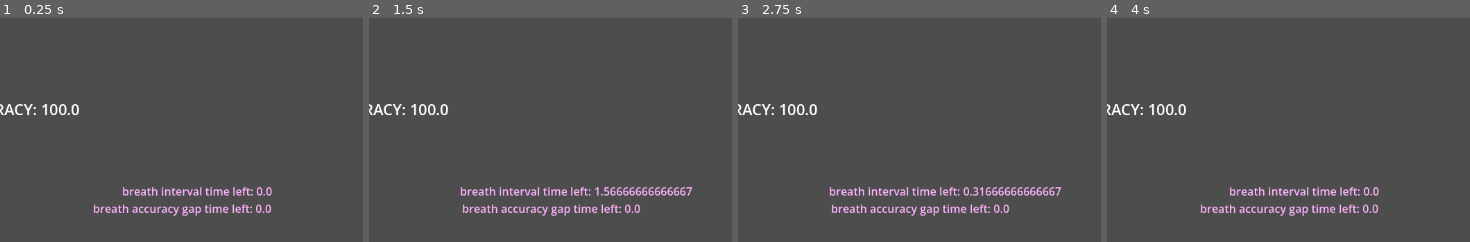
Above: before the commit, frames 1-4 (left to right).
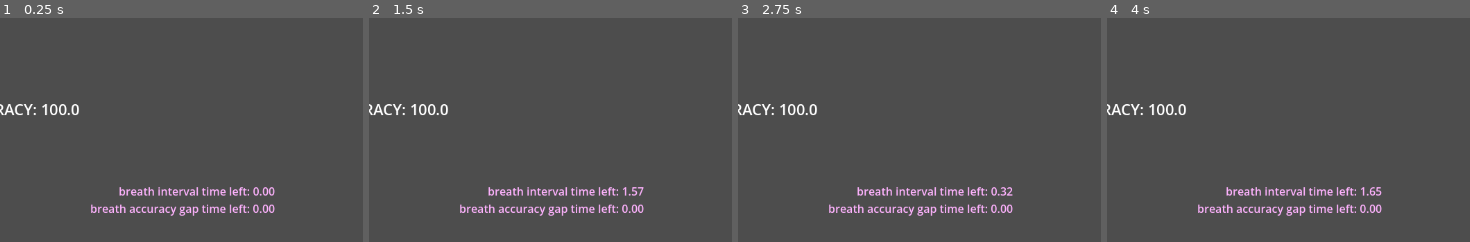
Above: after the commit, the same moments.

Repository: Xintegrate-Studios/cwu-breathing-mechanic
Game: Godot game, scene res://src/main/main.tscn
Two runs of this game, one before a commit and one after it. Both use one fixed random seed, a clock stepped at 60 frames per second and the inputs below.
Inputs:
- Up to frame 1 (0.25 s): no input
- Up to frame 2 (1.5 s): tap Enter at 0.5 s; hold Right 0.53-1.28 s; hold \ (input) 0.53-1.28 s; tap Space at 1.25 s; hold Down from 1.28 s (still down); tap \ (input) at 1.35 s
- Up to frame 3 (2.75 s): tap Enter at 2 s; release Down at 2.03 s; hold Right from 2.03 s (still down); hold \ (input) from 2.03 s (still down); tap Alt at 2.1 s
- Up to frame 4 (4 s): tap Space at 2.75 s; release Right at 2.78 s; release \ (input) at 2.78 s; hold Up 2.78-3.53 s; tap Shift at 2.85 s; tap \ (input) at 3.05 s; tap Enter at 3.5 s; hold Left from 3.53 s (still down); hold \ (input) from 3.53 s (still down)
The pictures show only the part of the screen within x 50-100%, y 50-100%; the shares and areas given below are measured in that part.

The runs differ from the first frame. In frame 1, 2.3% of the frame differs, in the area x 25-76%, y 75-89%; in frame 2, 2.9%, in the area x 25-89%, y 75-89%; in frame 3, 2.8%; in frame 4, 2.3%.

Commit message:
breathe out

Diff:
--- a/src/main/main.gd
+++ b/src/main/main.gd
@@ -20,8 +20,8 @@
 	$infolbls/breath_interval.text = "breath interval: " + str($Timers/breath_interval.wait_time)
 	$infolbls/breath_accuracy_gap.text = "breath accuracy gap: " + str($Timers/breath_accuracy_cap.wait_time)
 
-	$infolbls/breath_accuracy_gap_left.text = "breath accuracy gap time left: " + str($Timers/breath_accuracy_cap.time_left)
-	$infolbls/breath_interval_left.text = "breath interval time left: " + str($Timers/breath_interval.time_left)
+	$infolbls/breath_accuracy_gap_left.text = "breath accuracy gap time left: " + "%.2f" % $Timers/breath_accuracy_cap.time_left
+	$infolbls/breath_interval_left.text = "breath interval time left: " + "%.2f" % $Timers/breath_interval.time_left
 
 	$infolbls/first_breath.text = "first breath? " + str(first_breath)
 
@@ -42,6 +42,15 @@
 		$Timers/breath_interval.start()
 
 
+	if Input.is_action_just_released("input"):
+		if $Timers/breath_accuracy_cap.time_left > 0.0:
+			print("hoorah")
+			$Timers/breath_accuracy_cap.stop()
+			$Timers/breath_interval.start()
+		else:
+			print("goober")
+
+
 
 func _on_breath_interval_timeout() -> void:
 	$Timers/breath_accuracy_cap.start()
--- a/src/main/main.tscn
+++ b/src/main/main.tscn
@@ -2,7 +2,7 @@
 
 [ext_resource type="Script" uid="uid://dd4y86fqfj645" path="res://src/main/main.gd" id="1_ig7tw"]
 
-[node name="World2" type="Control" unique_id=1817475007]
+[node name="World" type="Control" unique_id=1817475007]
 layout_mode = 3
 anchors_preset = 15
 anchor_right = 1.0
